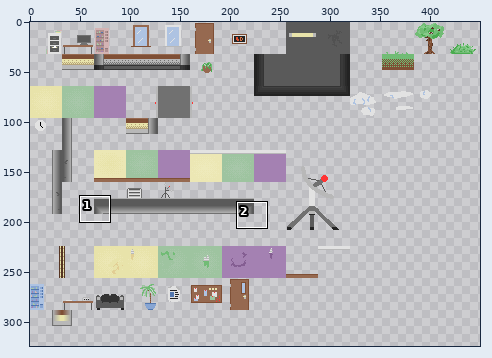
A sprite sheet gets an edit: Assets/Artwork/Tileset.png. Above: a wide view before the commit, with the close-up outlined.
Close-up. Old version:
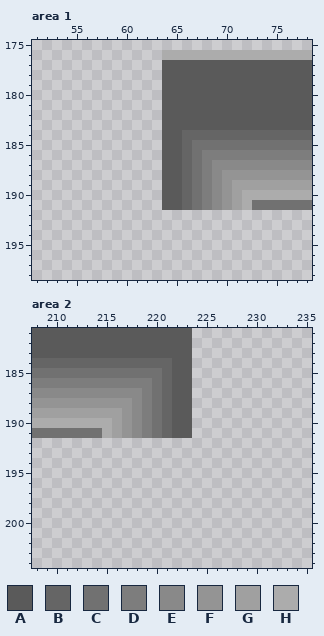
The file is 500x500 pixels. Pixels under 10% opacity are left out. Colours within 5 levels of each other are drawn and written as one. Shown: area 1: x 51..78, y 175..198; area 2: x 208..235, y 181..204. The wide view leaves out empty margins. The commit also changed other parts of the picture, which this record leaves out.
Palette (. is transparent): A #5a5a5a  B #656565  C #717171  D #7d7d7d  E #898989  F #949494  G #a0a0a0  H #acacac
Pixels before, area 1, first column x 64:
176 HHHHHHHHHHHHHHH
177 AAAAAAAAAAAAAAA
178 AAAAAAAAAAAAAAA
179 AAAAAAAAAAAAAAA
180 AAAAAAAAAAAAAAA
181 AAAAAAAAAAAAAAA
182 AAAAAAAAAAAAAAA
183 AAAAAAAAAAAAAAA
184 AABBBBBBBBBBBBB
185 AABCCCCCCCCCCCC
186 AABCDDDDDDDDDDD
187 AABCDEEEEEEEEEE
188 AABCDEFFFFFFFFF
189 AABCDEFGGGGGGGG
190 AABCDEFGHHHHHHH
191 AABCDEFGHCCCCCC
Pixels before, area 2, first column x 208:
181 AAAAAAAAAAAAAAAA
182 AAAAAAAAAAAAAAAA
183 AAAAAAAAAAAAAAAA
184 BBBBBBBBBBBBBBAA
185 CCCCCCCCCCCCCBAA
186 DDDDDDDDDDDDCBAA
187 EEEEEEEEEEEDCBAA
188 FFFFFFFFFFEDCBAA
189 GGGGGGGGGFEDCBAA
190 HHHHHHHHGFEDCBAA
191 CCCCCCCHGFEDCBAA
New version:
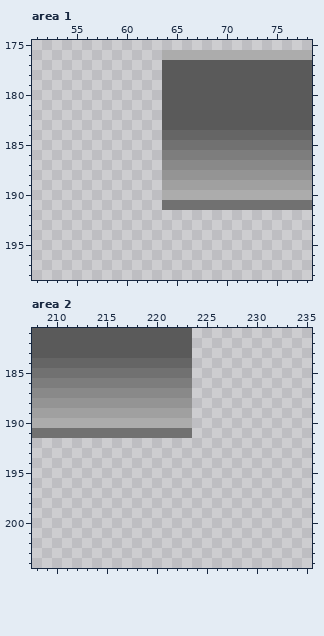
Difference:
Changed rows in their new state; - is an unchanged pixel.
Area 1:
first column x 64:
184 BB-------
185 CCC------
186 DDDD-----
187 EEEEE----
188 FFFFFF---
189 GGGGGGG--
190 HHHHHHHH-
191 CCC-CCCCC
Area 2:
first column x 215:
184 -------BB
185 ------CCC
186 -----DDDD
187 ----EEEEE
188 ---FFFFFF
189 --GGGGGGG
190 -HHHHHHHH
191 CCCCC-CCC
Boxes around the changes in both close-ups, in picture pixels (x1, y1, x2, y2):
changed: (162, 130, 252, 210)
changed: (102, 358, 192, 438)
